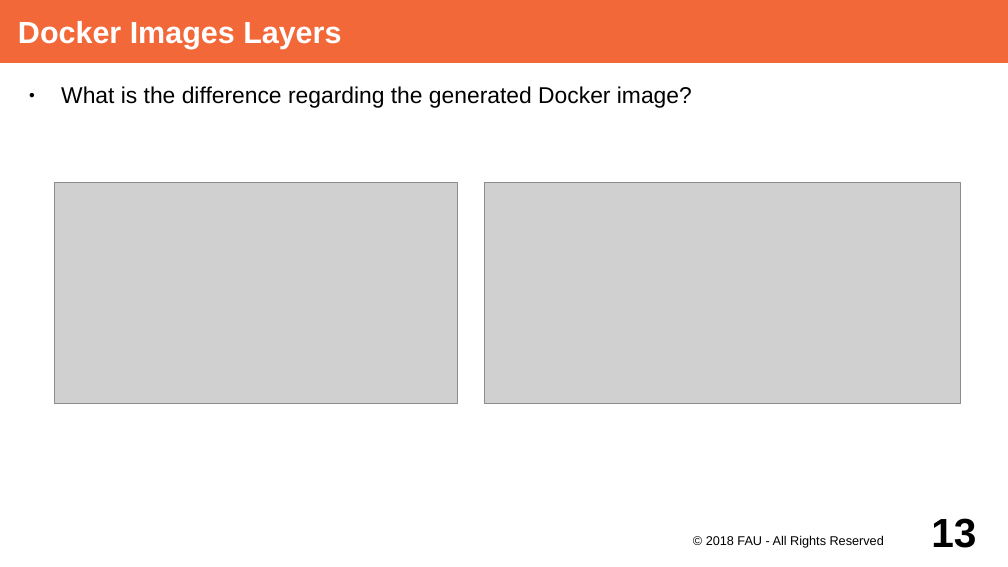
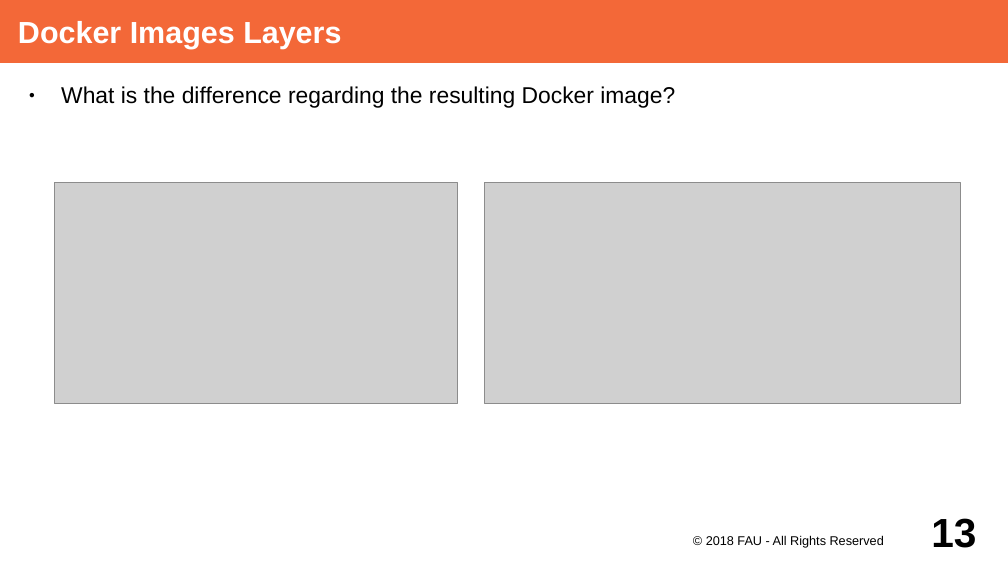
Before and after one commit to dirkriehle/adap-course, a slide deck: slide 13 of Lecture Slides/ADAP Z01 - Containerization.odp. Drawn at 1008x567 pixels with LibreOffice and Linux fonts; fonts in the diff are those of the drawing; grey boxes stand for pictures. Boxes give left, top, right and bottom in pixels: in the first picture for what was removed or moved away, otherwise in the second. Text is boxed around its words. In the diff, an @@ line names an element or a change of style, - is before the commit and + after.

```diff
--- a/Lecture Slides/ADAP Z01 - Containerization.odp
+++ b/Lecture Slides/ADAP Z01 - Containerization.odp
@@ text at [61, 86, 675, 108]: text changed @@
-● What is the difference regarding the generated Docker image?
+● What is the difference regarding the resulting Docker image?
```
Also in this commit, not shown: 2 other slides changed.
